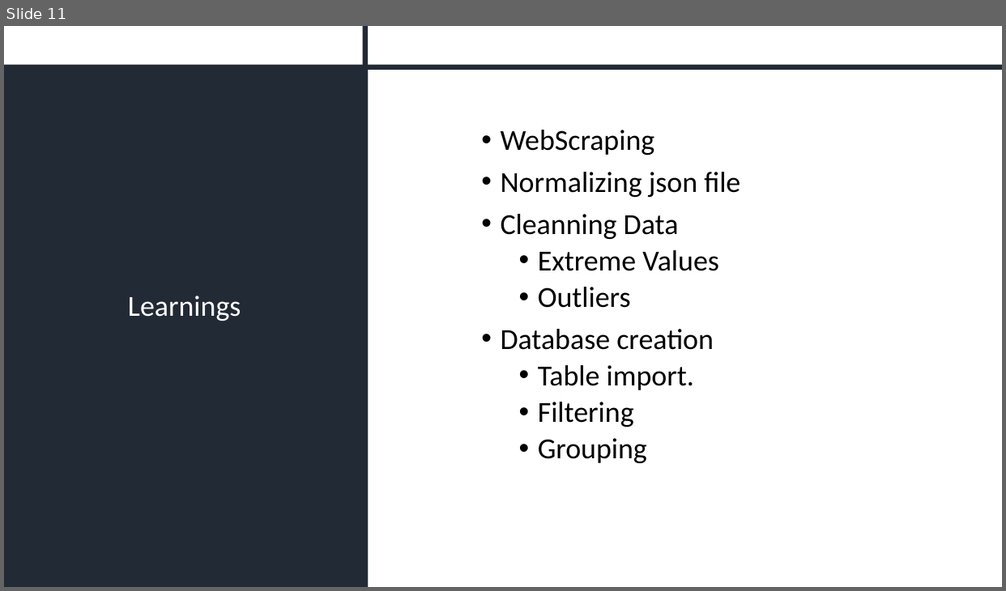
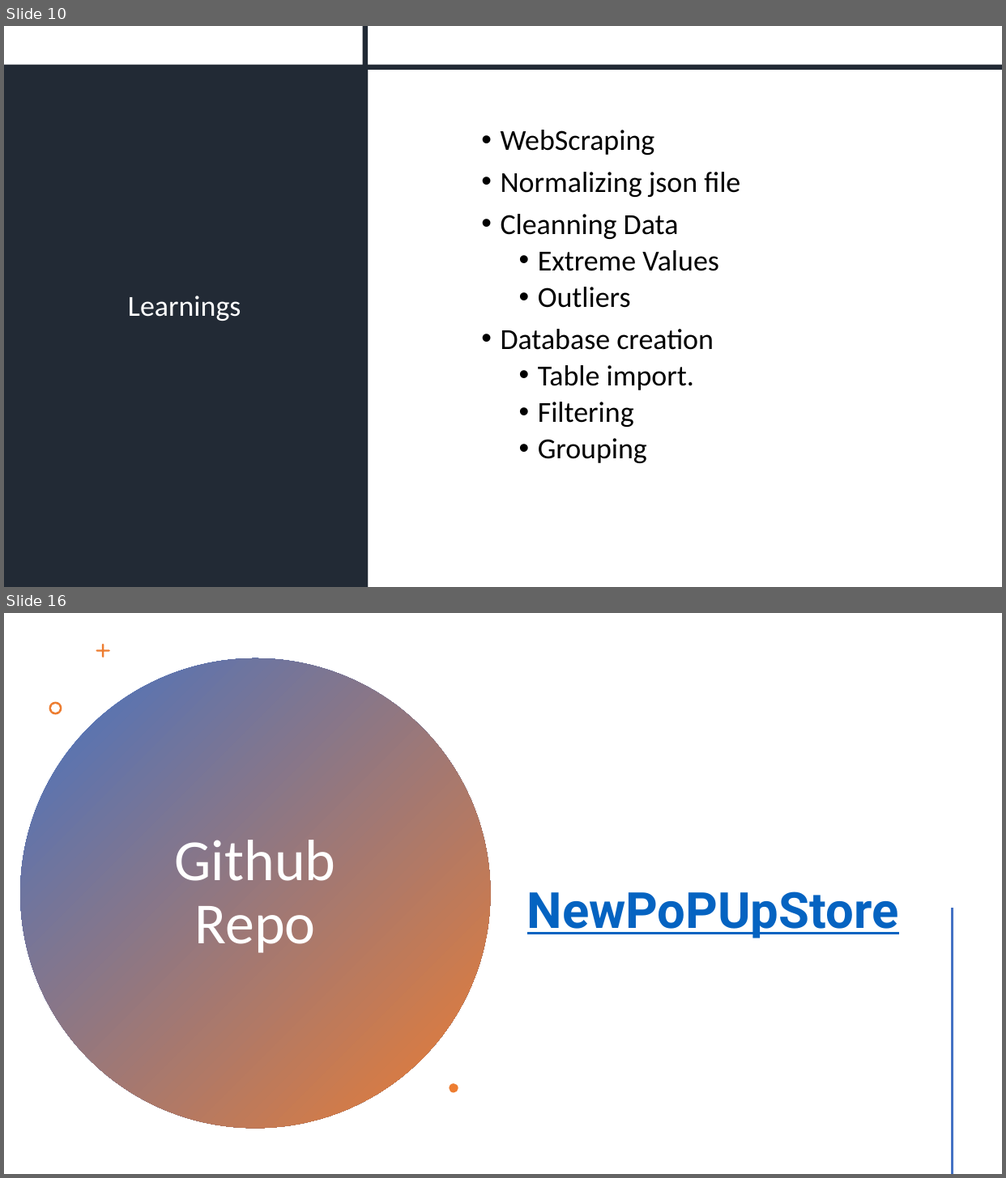
Before and after one commit to isra-st/NewPoPUpStore, a slide deck: New PopUpStore.pptx. Shown one above the other, each under a label of ours: slide 11 before the commit, slides 10 and 16 after it; the slides between them are not shown. The pictures are 1006x591 and 1006x1178 pixels, drawn with LibreOffice and Linux fonts; fonts in the diff are those of the drawing. Boxes give left, top, right and bottom in pixels: in the first picture for what was removed or moved away, otherwise in the second. Text is boxed around its words. In the diff, an @@ line names an element or a change of style, - is before the commit and + after.

Commit message:
Cleanning the repo

```diff
--- a/New PopUpStore.pptx
+++ b/New PopUpStore.pptx
@@ slide 16 added at (4, 613, 1002, 1174), background #FFFFFF @@
@@ ellipse added at (20, 658, 491, 1129), fill gradient #4472C4 to #ED7D31 @@
@@ freeform shape added at (96, 644, 110, 658), fill #ED7D31 @@
@@ freeform shape added at (49, 702, 62, 715), fill #ED7D31 @@
@@ title added at (175, 840, 336, 953), 56 pt, text #FFFFFF @@
+Github Repo
@@ text added at (527, 892, 899, 939), 48 pt, text #0563C1, bold, underline @@
+NewPoPUpStore
@@ line added from (953, 909) to (953, 1174), #ED7D31 2 pt @@
@@ freeform shape added at (450, 1084, 458, 1093), fill #ED7D31 @@
@@ what was slide 11 is now slide 10 @@
```
Also in this commit, not shown: 5 slides changed, 2 other slides added, 3 other files.
